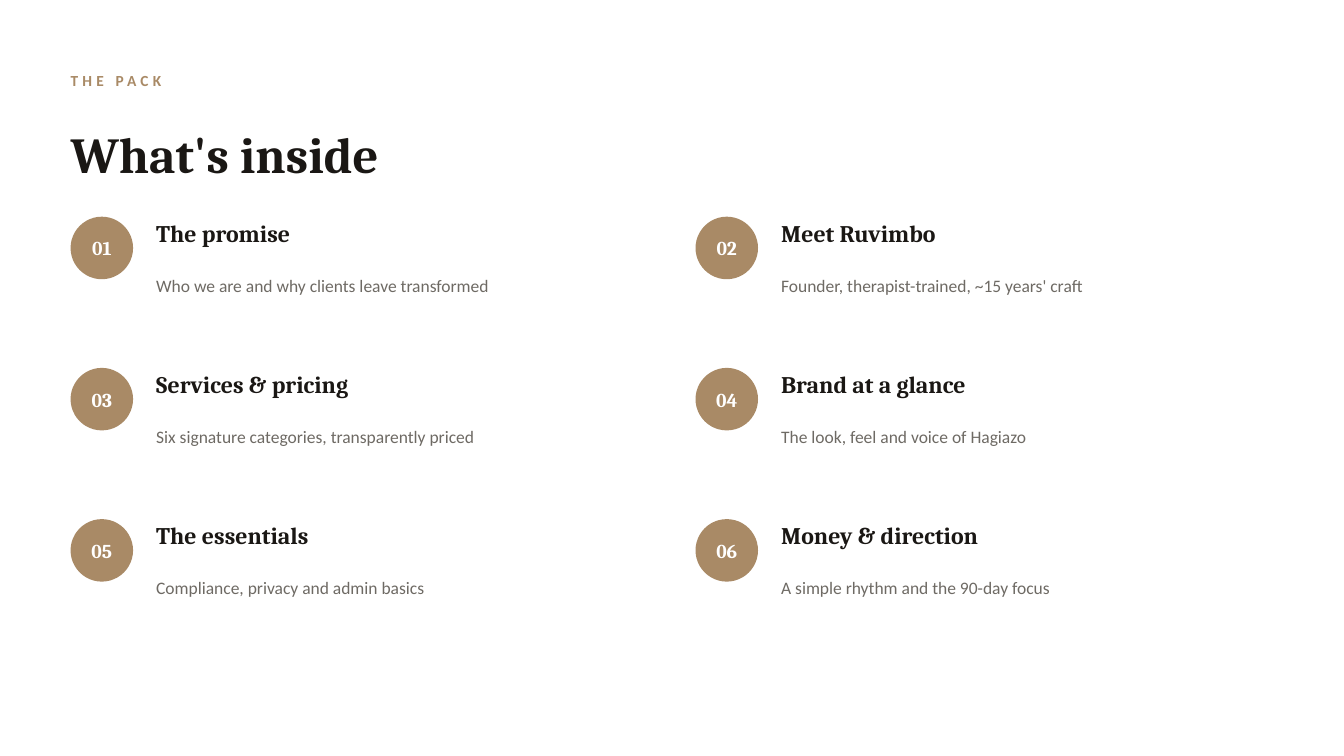
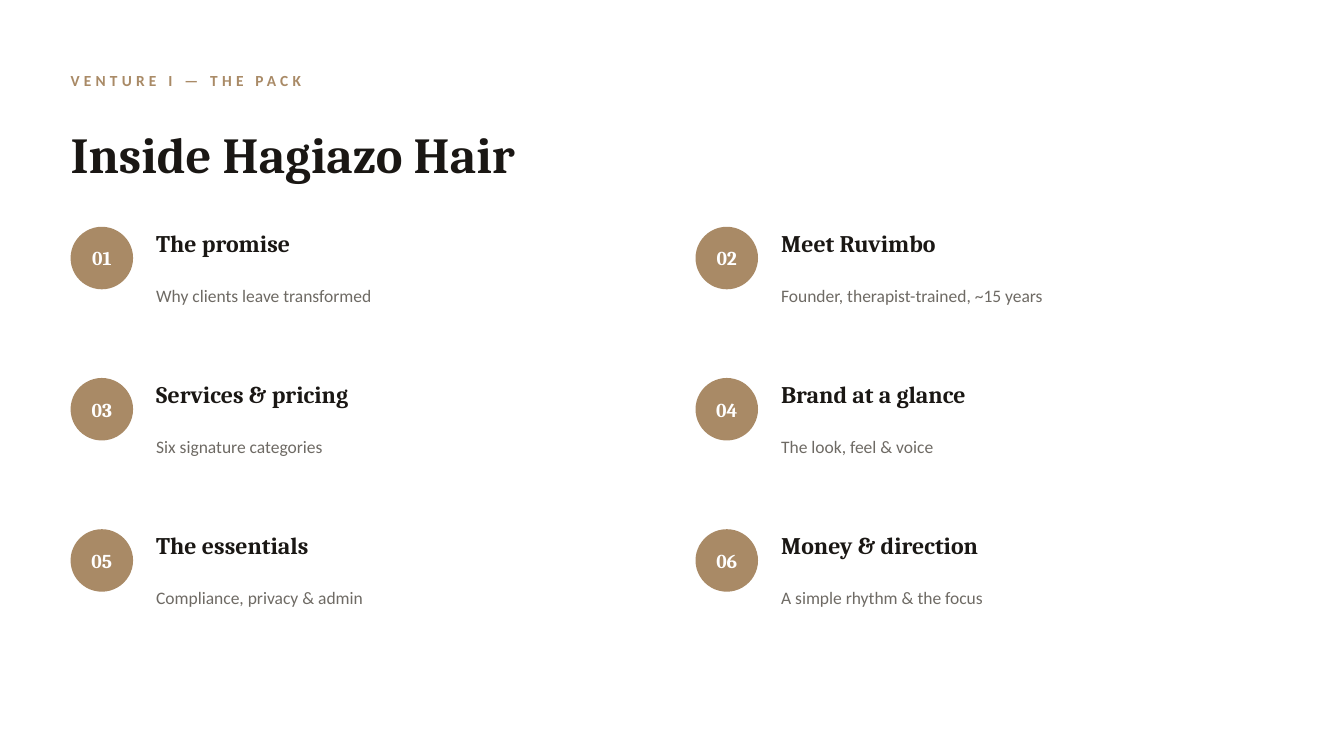
Before and after one commit to elkelvinwilliams/harlow-hair-beauty, a slide deck: slide 4 of business/HAGIAZO_HAIR_Business_Pack.pptx (slide 2 before the commit). Drawn at 1344x756 pixels with LibreOffice and Linux fonts; fonts in the diff are those of the drawing. Boxes give left, top, right and bottom in pixels: in the first picture for what was removed or moved away, otherwise in the second. Text is boxed around its words. In the diff, an @@ line names an element or a change of style, - is before the commit and + after.

```diff
--- a/business/HAGIAZO_HAIR_Business_Pack.pptx
+++ b/business/HAGIAZO_HAIR_Business_Pack.pptx
@@ text at [168,76,172,86]: text changed @@
-THE PACK
+VENTURE I — THE PACK
@@ text at [71,138,515,184]: text changed @@
-What's inside
+Inside Hagiazo Hair
@@ text at [156,290,371,305]: text changed @@
-Who we are and why clients leave transformed
+Why clients leave transformed
@@ text at [781,290,1042,305]: text changed @@
-Founder, therapist-trained, ~15 years' craft
+Founder, therapist-trained, ~15 years
@@ 12 texts, 6 ellipses: place and size @@
-12 texts, 6 ellipses at [71,217,978,582]
+12 texts, 6 ellipses at [71,227,978,592]
@@ text at [156,441,323,456]: text changed @@
-Six signature categories, transparently priced
+Six signature categories
@@ text at [781,441,933,455]: text changed @@
-The look, feel and voice of Hagiazo
+The look, feel & voice
@@ text at [156,592,363,607]: text changed @@
-Compliance, privacy and admin basics
+Compliance, privacy & admin
@@ text at [781,592,983,607]: text changed @@
-A simple rhythm and the 90-day focus
+A simple rhythm & the focus
```
Also in this commit, not shown: 5 other slides changed, 2 slides added, 4 other files.
